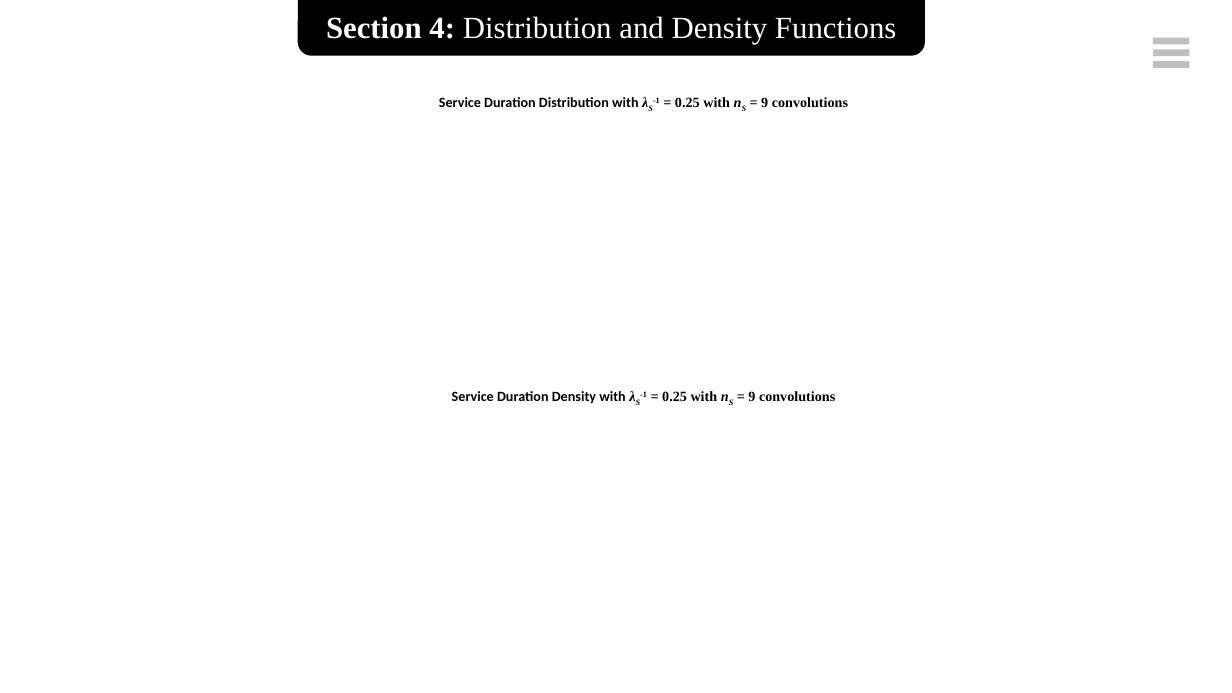
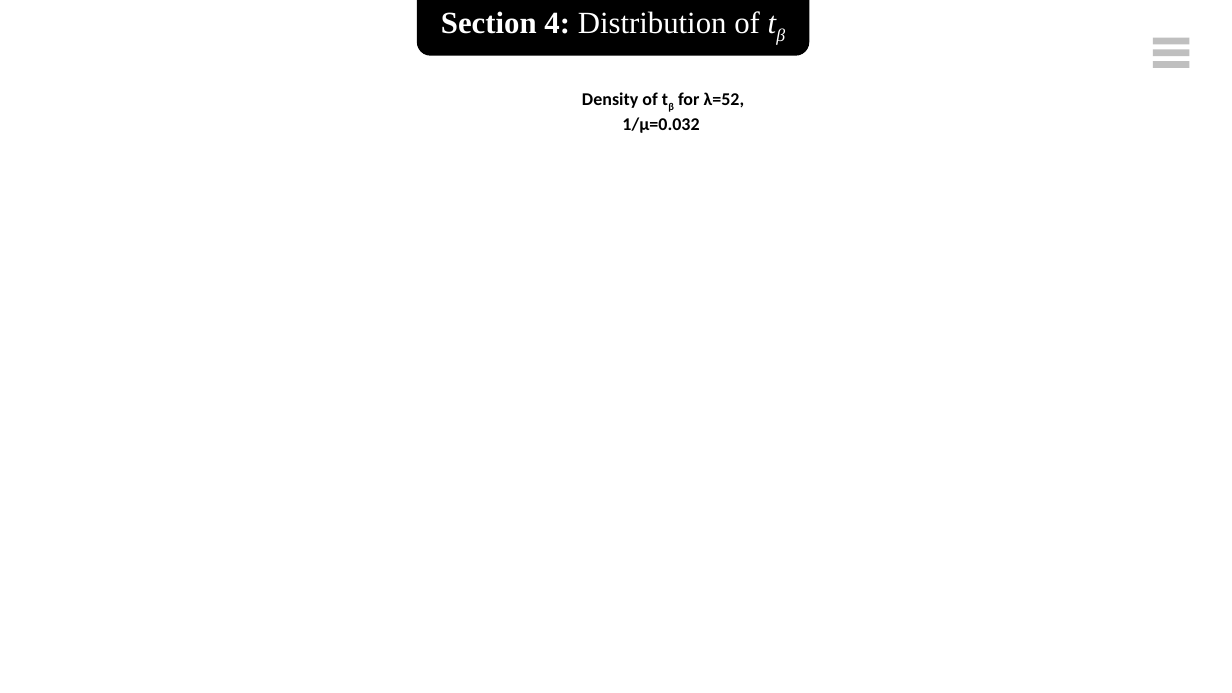
Before and after one commit to prabal1997/Probability, a slide deck: slide 22 of project_4/final_presentation.pptx (slide 15 before the commit). Drawn at 1232x693 pixels with LibreOffice and Linux fonts; fonts in the diff are those of the drawing; background and template pictures are left out. Boxes give left, top, right and bottom in pixels: in the first picture for what was removed or moved away, otherwise in the second. Text is boxed around its words. In the diff, an @@ line names an element or a change of style, - is before the commit and + after.

```diff
--- a/project_4/final_presentation.pptx
+++ b/project_4/final_presentation.pptx
@@ rounded rectangle "Section 4: Distribution of tβ": place and size @@
-rounded rectangle "Section 4: Distribution of tβ" at (300,0,921,53)
+rounded rectangle "Section 4: Distribution of tβ" at (420,0,806,53)
@@ text in rounded rectangle at (441,11,760,34): text changed @@
-Section 4: Distribution and Density Functions
+Section 4: Distribution of tβ
@@ rectangle: place and size @@
-rectangle at (566,97,707,113)
+rectangle at (156,75,1116,119)
@@ text removed at (439,97,848,107) @@
-Service Duration Distribution with λS-1 = 0.25 with nS = 9 convolutions
@@ text added at (582,92,745,133), 14 pt, text #000000, bold @@
+Density of tβ for λ=52, 1/μ=0.032
@@ text removed at (452,391,835,404) @@
-Service Duration Density with λS-1 = 0.25 with nS = 9 convolutions
```
Also in this commit, not shown: 7 other slides changed, 8 slides added, 1 slide removed, 14 other files.
